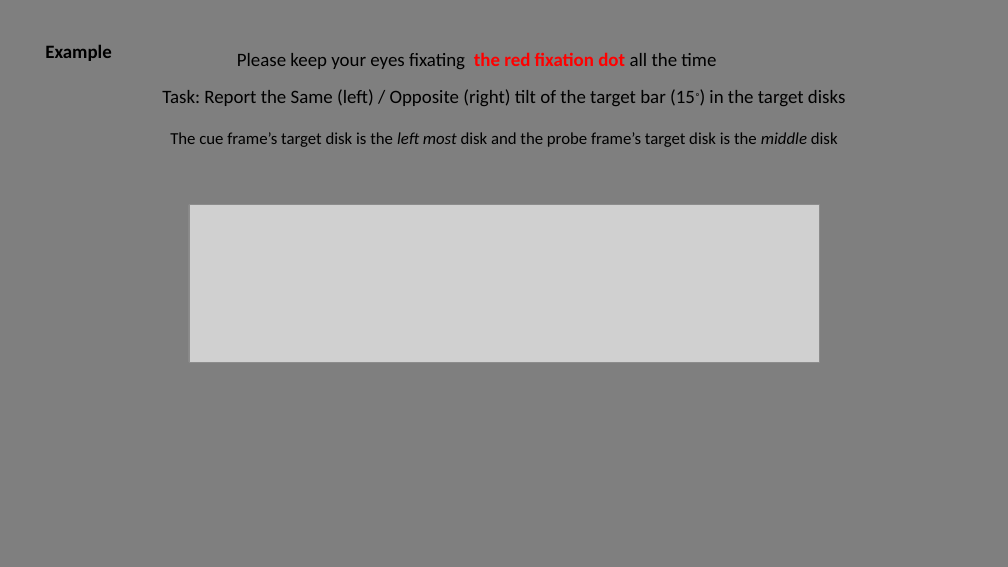
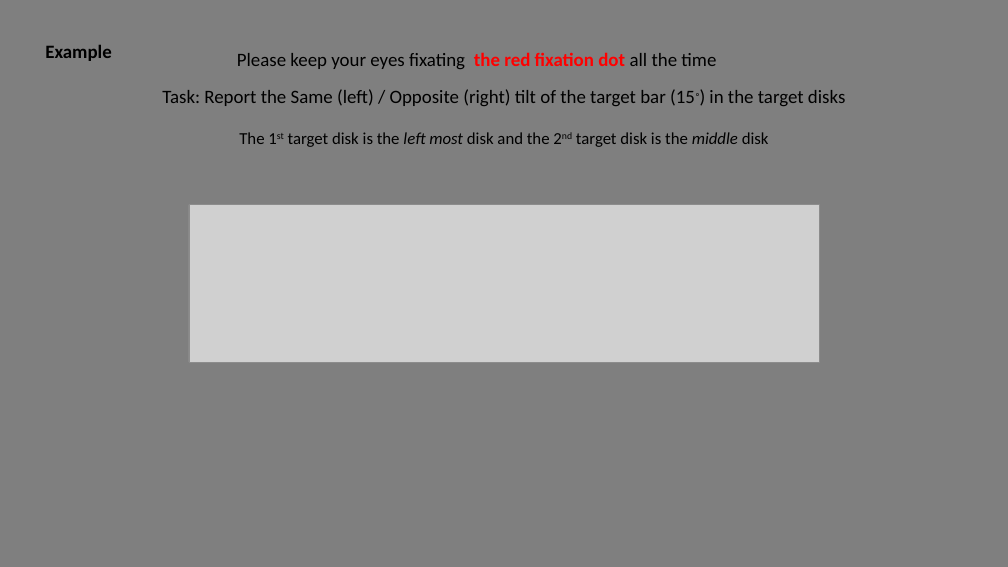
Before and after one commit to Ohyeon5/TPD_priority_map, a slide deck: slide 3 of Instructions/Instruction for observers_3disk_ret.pptx. Drawn at 1008x567 pixels with LibreOffice and Linux fonts; fonts in the diff are those of the drawing; grey boxes stand for pictures. Boxes give left, top, right and bottom in pixels: in the first picture for what was removed or moved away, otherwise in the second. Text is boxed around its words. In the diff, an @@ line names an element or a change of style, - is before the commit and + after.

Commit message:
Edit: instructions

```diff
--- a/Instructions/Instruction for observers_3disk_ret.pptx
+++ b/Instructions/Instruction for observers_3disk_ret.pptx
@@ text at box(239, 132, 769, 147): text changed @@
-The cue frame’s target disk is the left most disk and the probe frame’s target disk is the middle disk
+The 1st target disk is the left most disk and the 2nd target disk is the middle disk
```
